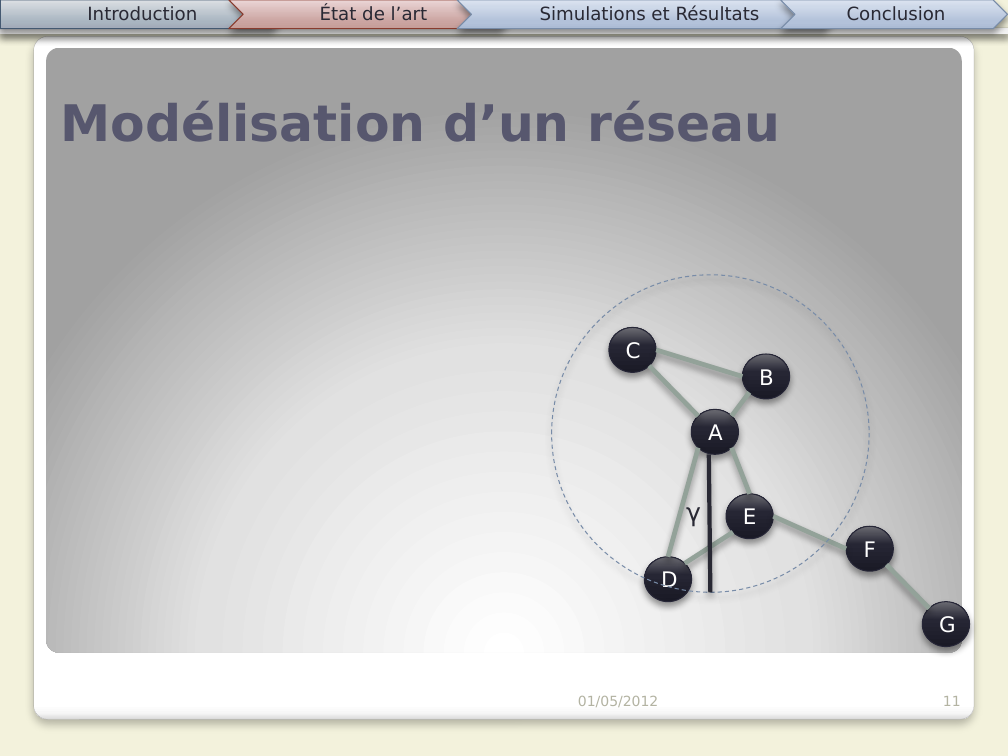
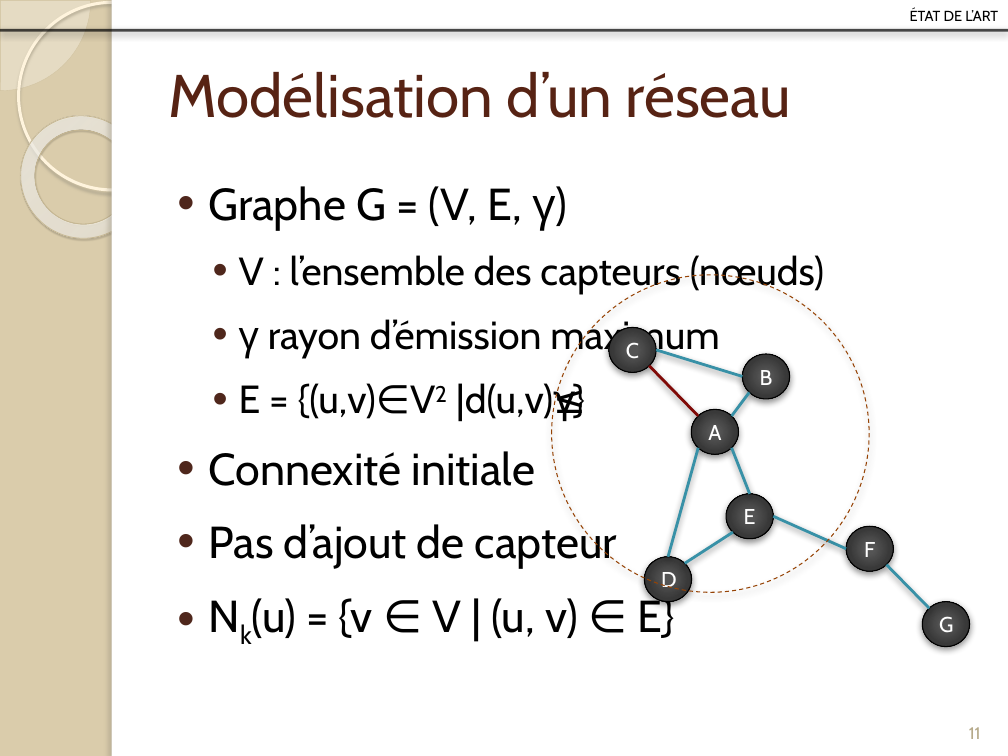
Before and after one commit to Patre/Energy-saving-in-sensors--networks, a slide deck: slide 11 of Redaction/Presentation/pres.pptx. Drawn at 1008x756 pixels with LibreOffice and Linux fonts; fonts in the diff are those of the drawing; grey boxes stand for pictures. Boxes give left, top, right and bottom in pixels: in the first picture for what was removed or moved away, otherwise in the second. Text is boxed around its words. In the diff, an @@ line names an element or a change of style, - is before the commit and + after.

```diff
--- a/Redaction/Presentation/pres.pptx
+++ b/Redaction/Presentation/pres.pptx
@@ background #F3F2DC to #DACCAB @@
@@ pie slice (boxed as its full ellipse) added at (0, 0, 91, 91), fill #FEFAF4 at 33% opacity, outline #D3C39F 0.25 pt @@
@@ ellipse added at (18, 2, 206, 190), outline #FFF5DE 2.15 pt @@
@@ rectangle added at (112, 0, 1008, 756), fill #FFFFFF @@
@@ rectangle added at (112, 0, 120, 756), fill #FFFFFF @@
@@ group removed at (0, 0, 1008, 31): 3 texts, 3 chevrons, 1 line, 1 pentagon arrow @@
-Introduction
-Simulations et Résultats
-Conclusion
@@ text at (910, 8, 998, 21): text changed; size 13 to 12.9 pt; font DejaVu Sans to Cabin; text colour #292934 to #000000 @@
-État de l’art
+état de l’art
@@ line (0, 30) - (1008, 30): stroke #292934 3.35 pt to #000000 2 pt @@
@@ rounded rectangle removed at (33, 36, 974, 720) @@
@@ rounded rectangle removed at (46, 47, 962, 652) @@
@@ title "Modélisation d’un réseau": place and size @@
-title "Modélisation d’un réseau" at (60, 101, 780, 142)
+title "Modélisation d’un réseau" at (168, 72, 791, 118)
@@ title "Modélisation d’un réseau" at (168, 72, 791, 118): size 36 to 43 pt, font DejaVu Sans to Cabin, text colour #57576E to #572314, bold off; vertical alignment bottom to middle @@
@@ donut added at (0, 91, 169, 263), fill gradient #FFFCF6 to #FFFEFB to #F0D28E, outline #C7B893 0.58 pt @@
@@ text added at (209, 186, 824, 638), 28 pt, text #000000 @@
+• Graphe G = (V, E, γ)
+  • V : l’ensemble des capteurs (nœuds)
+  • γ rayon d’émission maximum
+  • E = {(u,v)∈V2 |d(u,v)≤γ}
+• Connexité initiale
+• Pas d’ajout de capteur
+• Nk(u) = {v ∈ V | (u, v) ∈ E}
@@ ellipse at (551, 275, 869, 593): outline #788BA8 0.75 pt dashed to #964305 0.75 pt dashed; shadow changed @@
@@ line (743, 377) - (656, 350): stroke #93A299 3.35 pt to #3891A7 2 pt @@
@@ line (649, 366) - (699, 416): stroke #93A299 3.35 pt to #800A07 2 pt @@
@@ line (732, 416) - (749, 392): stroke #93A299 3.35 pt to #3891A7 2 pt @@
@@ line (699, 448) - (668, 556): stroke #93A299 3.35 pt to #3891A7 2 pt @@
@@ line (732, 448) - (750, 494): stroke #93A299 3.35 pt to #3891A7 2 pt @@
@@ line removed from (709, 455) to (711, 593) @@
@@ text removed at (686, 500, 701, 527) @@
-γ
@@ line (684, 563) - (733, 532): stroke #93A299 3.35 pt to #3891A7 2 pt @@
@@ line (773, 516) - (846, 548): stroke #93A299 3.35 pt to #3891A7 2 pt @@
@@ line (886, 564) - (929, 608): stroke #93A299 3.35 pt to #3891A7 2 pt @@
@@ font DejaVu Sans to Cabin; fill gradient #1B1B27 to #252536 to #6B6B73 to gradient #555555 to #393939 to #262626 to #000000; outline #262637 0.75 pt to #000000 0.75 pt; shadow changed in 7 elements at (691, 409, 739, 455), (743, 354, 790, 399), (609, 328, 656, 373), (644, 556, 691, 602), (726, 494, 773, 539), (846, 526, 893, 572), (922, 602, 970, 647) @@
@@ text removed at (578, 696, 658, 707) @@
-01/05/2012
@@ page number: place and size @@
-page number at (943, 696, 961, 706)
+page number at (969, 727, 981, 739)
@@ page number at (969, 727, 981, 739): size 10 to 12 pt, font DejaVu Sans to Cabin, text colour #B4B3A3 to #B6A98A; alignment right to centre @@
```
Also in this commit, not shown: 22 other slides changed, 5 slides added, 15 slides removed, 5 other files.
